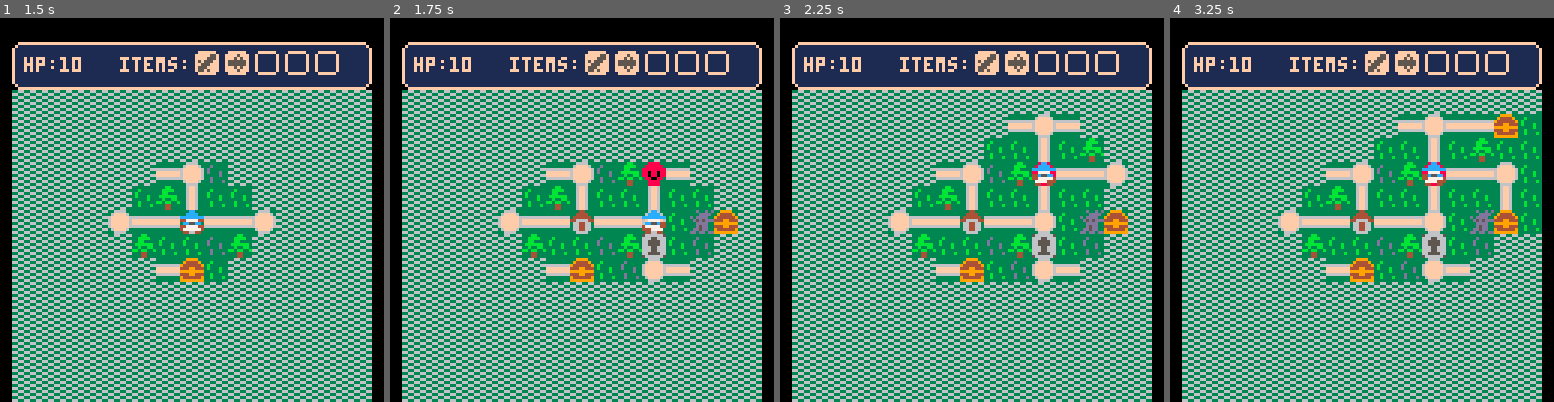
Above: before the commit, frames 1-4 (left to right).
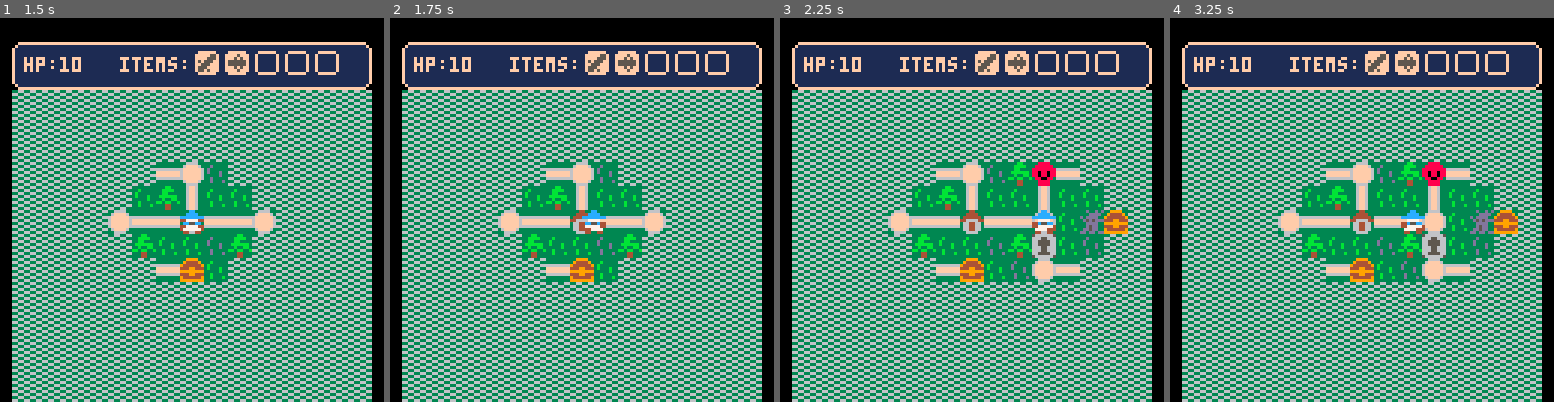
Above: after the commit, the same moments.

Repository: AddisonMink/tumberts-quest-p8
Game: PICO-8 cartridge wip.p8
Two runs of this game, one before a commit and one after it. Both use one fixed random seed, a clock stepped at 60 frames per second and the inputs below.
Inputs:
- Up to frame 1 (1.5 s): tap X (X key) at 0.33, 1.07 s; tap O (Z key) at 0.7 s
- Up to frame 2 (1.75 s): hold Right from 1.6 s (still down); tap O (Z key) at 1.7 s
- Up to frame 3 (2.25 s): tap X (X key) at 1.85 s; release Right at 2.1 s; tap O (Z key) at 2.1 s; hold Up from 2.15 s (still down)
- Up to frame 4 (3.25 s): release Up at 2.42 s; hold Right 2.47-3.03 s; tap O (Z key) at 2.5, 2.9 s; tap X (X key) at 2.97 s; hold Left from 3.08 s (still down)

Frame 1 is identical in both runs. In frame 2, 4.4% of the frame differs, in the area x 50-91%, y 37-69%; in frame 3, 3.0%; in frame 4, 5.2%, in the area x 53-97%, y 25-57%.

Commit message:
add move animation.

Diff:
--- a/world.lua
+++ b/world.lua
@@ -1,6 +1,11 @@
 function world_module(items, max_items)
   local state = "enter"
   local nodes = {}
+  local from_key = nil
+  local to_key = nil
+  local move_speed = 0.33 / 2
+  local timer = 0
+  local timer_max = 0
   local fog = {}
   local node_key = 7 .. "," .. 5
   local me = {}
@@ -10,19 +15,38 @@
 
     if state == "idle" then
       if btnp(0) and node.left then
+        state = "moving"
+        from_key = node_key
+        to_key = node.left
         node_key = node.left
-        state = "enter"
+        timer_max = move_speed * 3
+        timer = timer_max
       elseif btnp(1) and node.right then
+        state = "moving"
+        from_key = node_key
+        to_key = node.right
         node_key = node.right
-        state = "enter"
+        timer_max = move_speed * 3
+        timer = timer_max
       elseif btnp(2) and node.up then
+        state = "moving"
+        from_key = node_key
+        to_key = node.up
         node_key = node.up
-        state = "enter"
+        timer_max = move_speed * 2
+        timer = timer_max
       elseif btnp(3) and node.down then
+        state = "moving"
+        from_key = node_key
+        to_key = node.down
         node_key = node.down
-        state = "enter"
+        timer_max = move_speed * 2
+        timer = timer_max
       elseif btnp(4) or btnp(5) then
       end
+    elseif state == "moving" then
+      timer -= 1 / 30
+      if timer <= 0 then state = "enter" end
     elseif state == "enter" then
       clear_fog(node)
       state = "idle"
@@ -33,7 +57,12 @@
     map()
     hud:draw(10, items)
     draw_fog()
-    draw_player(nodes[node_key])
+    if state == "moving" then
+      local t = (timer_max - timer) / timer_max
+      draw_player_between(nodes[from_key], nodes[to_key], t)
+    else
+      draw_player_at(nodes[node_key])
+    end
   end
 
   function clear_fog(node)
@@ -55,14 +84,26 @@
     end
   end
 
-  function draw_player(node)
+  function draw_player_between(node1, node2, t)
+    local x = node1.x + (node2.x - node1.x) * t
+    local y = node1.y + (node2.y - node1.y) * t
+    draw_player(x * 8, y * 8)
+  end
+
+  function draw_player_at(node)
+    local x = node.x * 8
+    local y = node.y * 8
+    draw_player(x, y)
+  end
+
+  function draw_player(x, y)
     local frame = flr(time() * 4) % 4
     local id = frame == 0 and 4
         or frame == 1 and 20
         or frame == 2 and 4
         or frame == 3 and 20
     local flip_x = frame == 3
-    spr(id, node.x * 8, node.y * 8, 1, 1, flip_x)
+    spr(id, x, y, 1, 1, flip_x)
   end
 
   function is_path(x, y)
